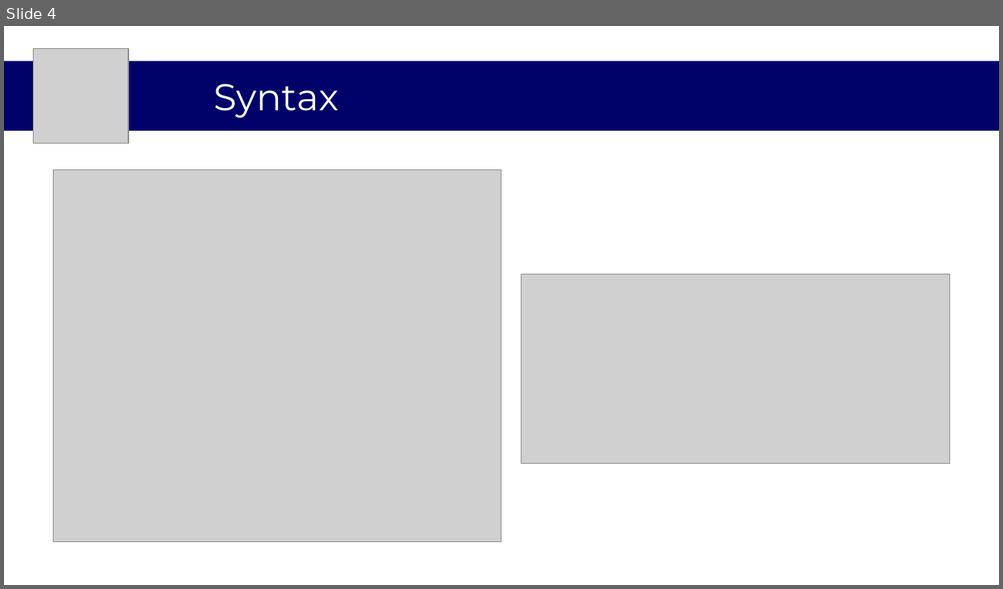
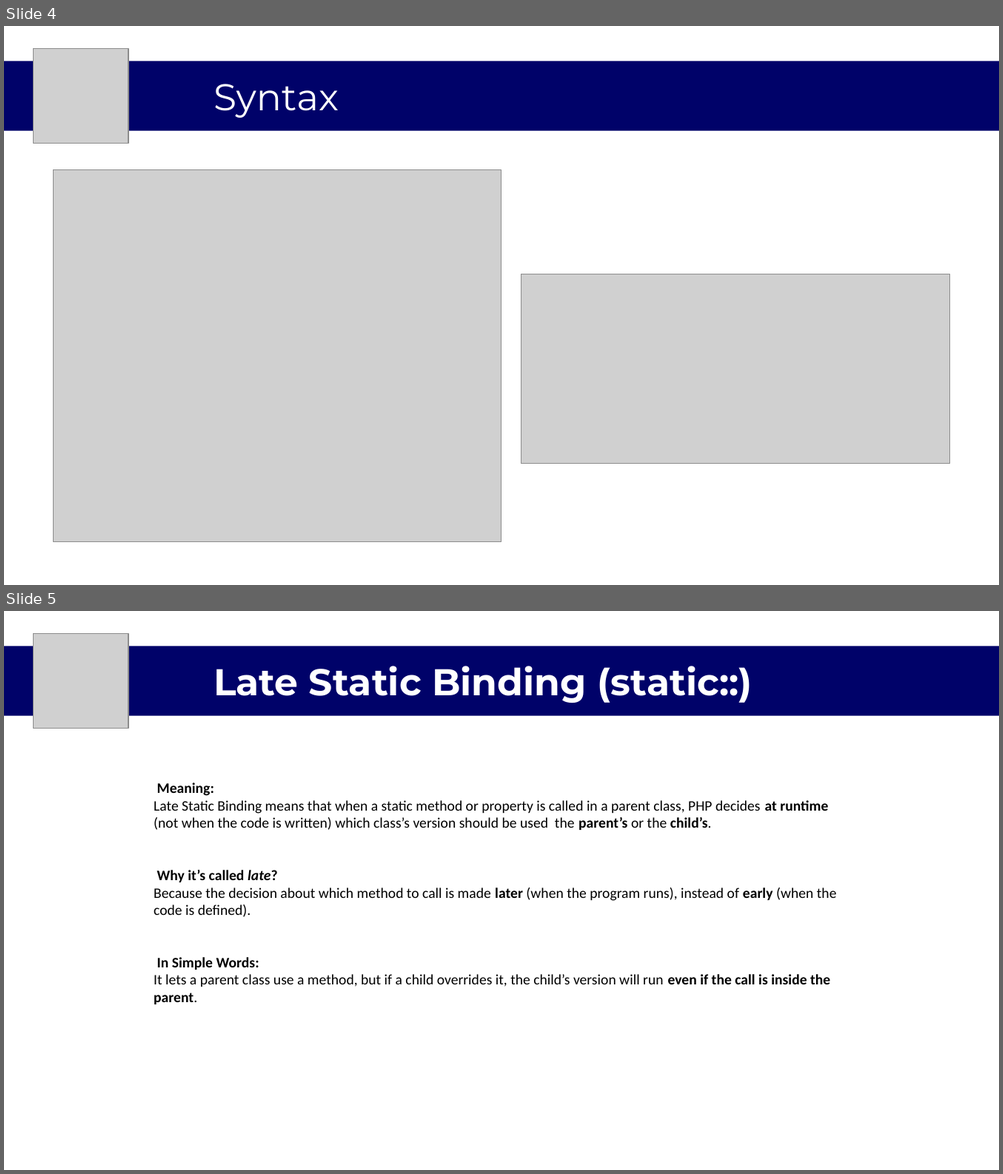
Before and after one commit to psuuc-jbgarcia/Object-Oriented-Programming-Lesson, a slide deck: OOP/Midterm/Week 4/Lecture/Polymorphism.pptx. Shown one above the other, each under a label of ours: slide 4 before the commit, slides 4 and 5 after it. The pictures are 1003x589 and 1003x1174 pixels, drawn with LibreOffice and Linux fonts; fonts in the diff are those of the drawing; grey boxes stand for pictures. Boxes give left, top, right and bottom in pixels: in the first picture for what was removed or moved away, otherwise in the second. Text is boxed around its words. In the diff, an @@ line names an element or a change of style, - is before the commit and + after.

```diff
--- a/OOP/Midterm/Week 4/Lecture/Polymorphism.pptx
+++ b/OOP/Midterm/Week 4/Lecture/Polymorphism.pptx
@@ slide 5 added at [4, 611, 999, 1170], background #FFFFFF @@
@@ rectangle added at [4, 646, 999, 715], fill #000269 @@
@@ picture added at [33, 633, 128, 728] @@
@@ text added at [213, 666, 751, 703], 36 pt, text #FFFFFF, bold @@
+Late Static Binding (static::)
@@ text added at [153, 783, 836, 1005], 14 pt, text #000000 @@
+Meaning:
+Late Static Binding means that when a static method or property is called in a parent class, PHP decides at runtime (not when the code is written) which class’s version should be used the parent’s or the child’s.
+Why it’s called late?
+Because the decision about which method to call is made later (when the program runs), instead of early (when the code is defined).
+In Simple Words:
+It lets a parent class use a method, but if a child overrides it, the child’s version will run even if the call is inside the parent.
```
Also in this commit, not shown: 1 slide changed, 1 other slide added, 4 other files.
